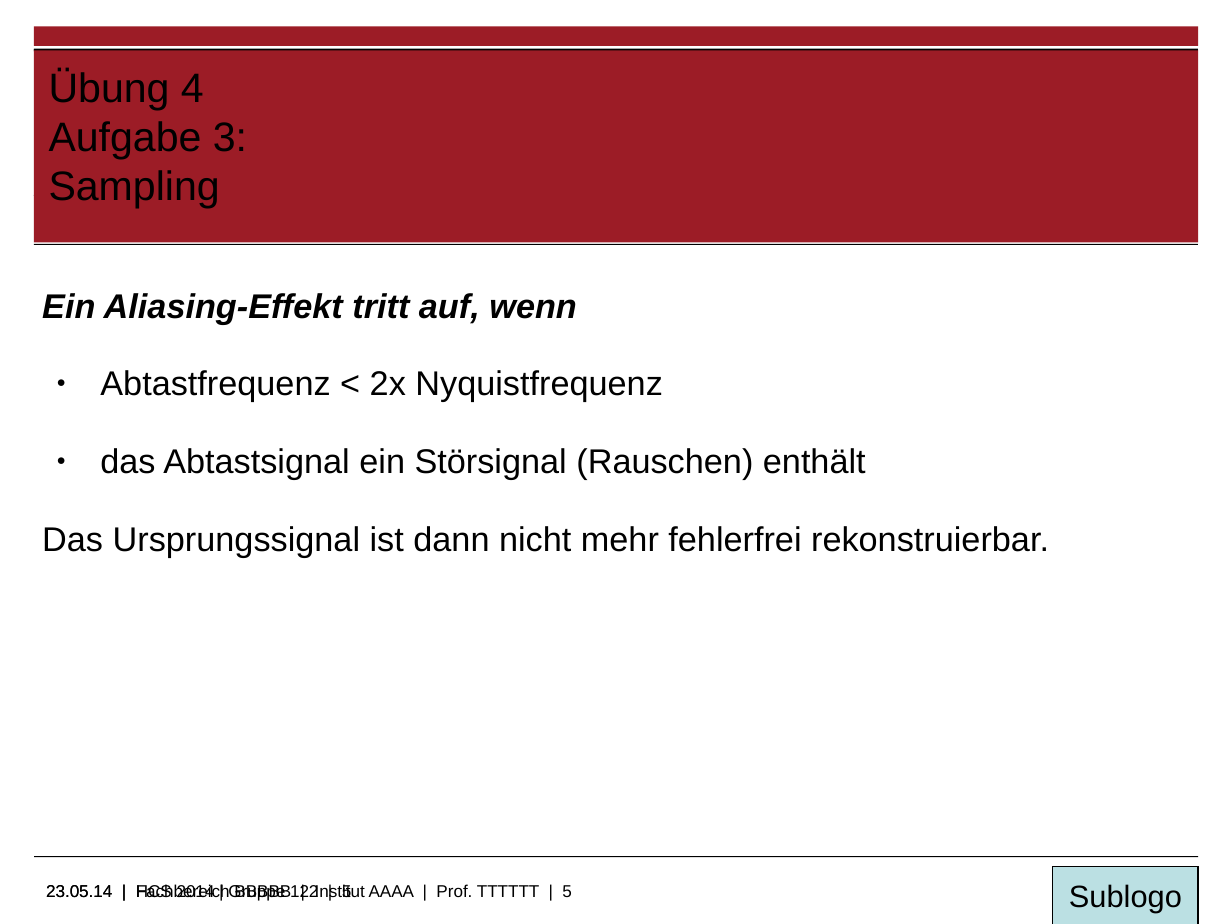
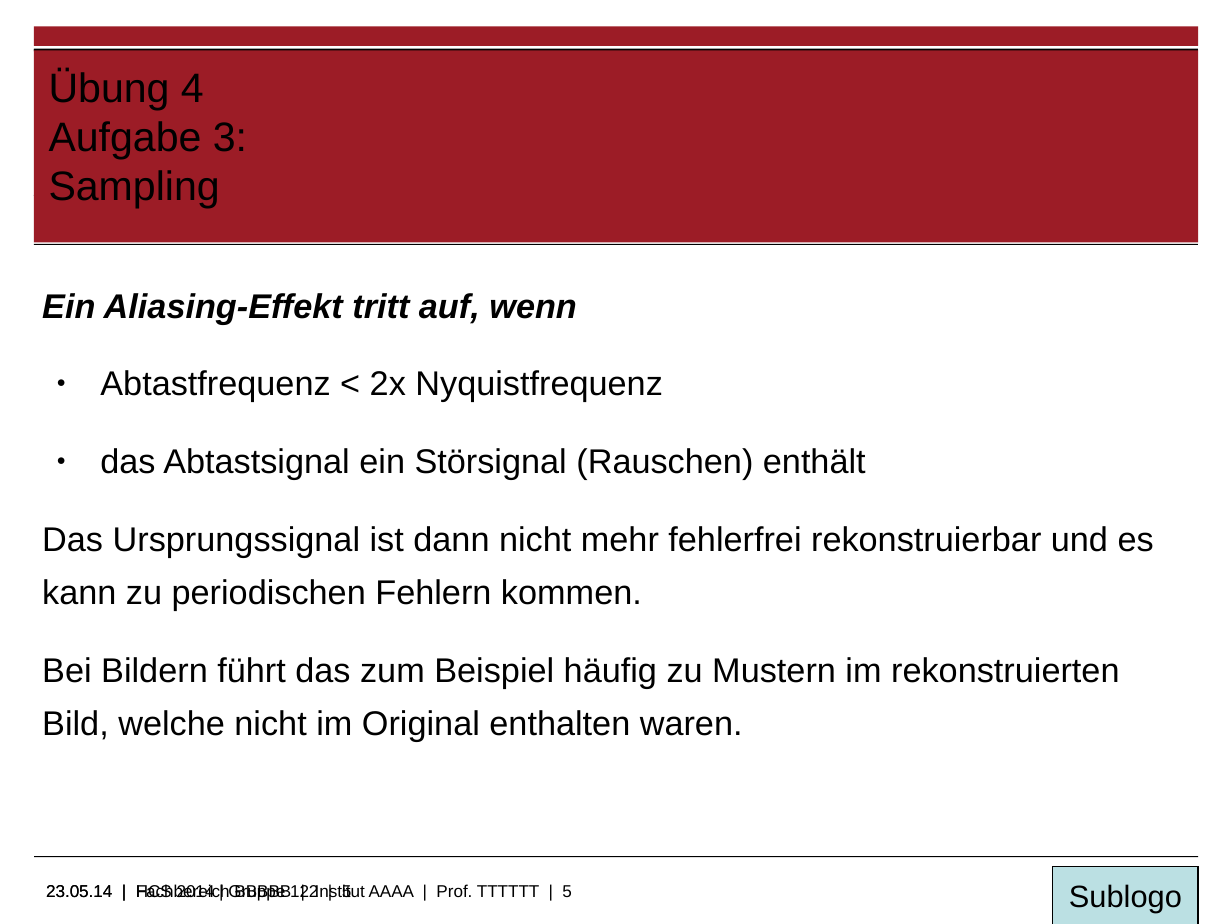
Before and after one commit to RybienSin/hcs, a slide deck: slide 5 of 4/Übung_4 update.odp. Drawn at 1232x924 pixels with LibreOffice and Linux fonts; fonts in the diff are those of the drawing; background and template pictures are left out. Boxes give left, top, right and bottom in pixels: in the first picture for what was removed or moved away, otherwise in the second. Text is boxed around its words. In the diff, an @@ line names an element or a change of style, - is before the commit and + after.

Commit message:
Aufgabe 3 und 4 ueberarbeitet. Zwei gute Folien zum Thema hinzugefuegt.

```diff
--- a/4/Übung_4 update.odp
+++ b/4/Übung_4 update.odp
@@ text at bbox=[42, 526, 1154, 742]: text changed @@
-Das Ursprungssignal ist dann nicht mehr fehlerfrei rekonstruierbar.
+Das Ursprungssignal ist dann nicht mehr fehlerfrei rekonstruierbar und es kann zu periodischen Fehlern kommen.
+Bei Bildern führt das zum Beispiel häufig zu Mustern im rekonstruierten Bild, welche nicht im Original enthalten waren.
```
Also in this commit, not shown: 1 other slide changed, 3 other files.
